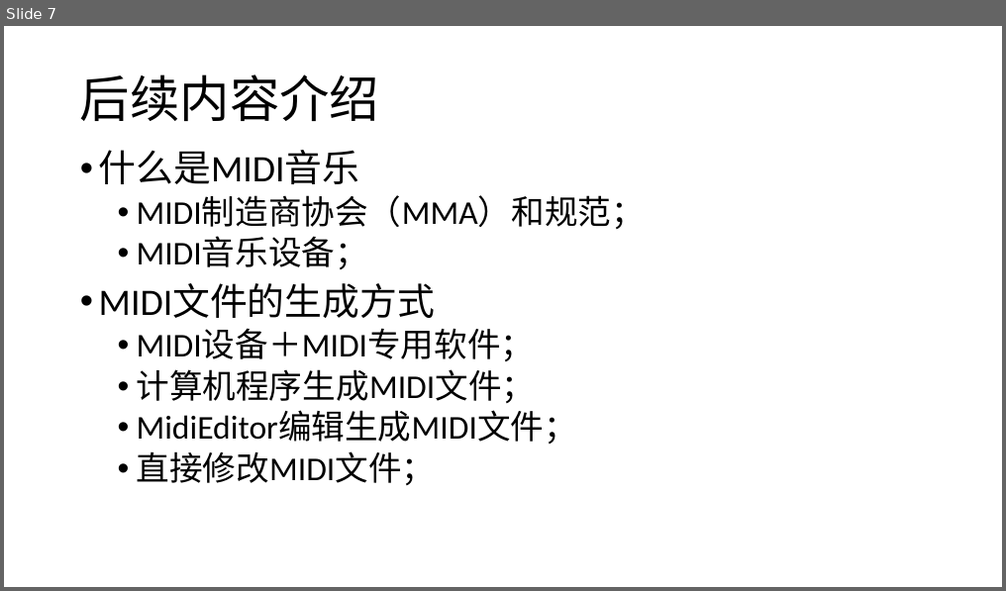
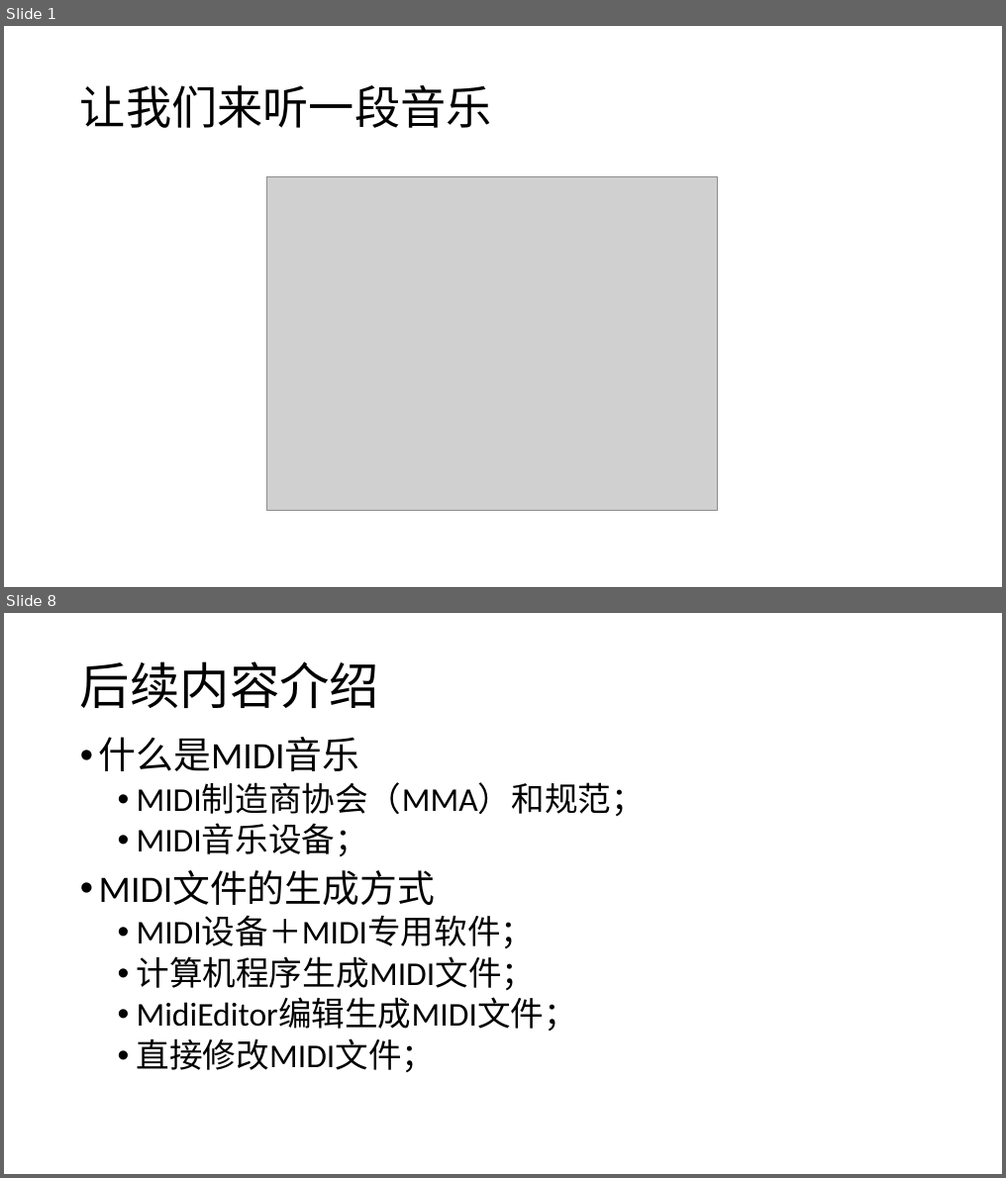
Before and after one commit to huntercao/shared_files, a slide deck: midi/docs/ppt/midi_introduction.pptx. Shown one above the other, each under a label of ours: slide 7 before the commit, slides 1 and 8 after it; the slides between them are not shown. The pictures are 1006x591 and 1006x1178 pixels, drawn with LibreOffice and Linux fonts; fonts in the diff are those of the drawing; grey boxes stand for pictures; background and template pictures are left out. Boxes give left, top, right and bottom in pixels: in the first picture for what was removed or moved away, otherwise in the second. Text is boxed around its words. In the diff, an @@ line names an element or a change of style, - is before the commit and + after.

```diff
--- a/midi/docs/ppt/midi_introduction.pptx
+++ b/midi/docs/ppt/midi_introduction.pptx
@@ slide 1 added at (4, 26, 1002, 587), background picture (left out) @@
@@ title added at (80, 85, 492, 128), 44 pt, text #000000 @@
+让我们来听一段音乐
@@ picture added at (266, 176, 718, 510) @@
@@ what was slide 7 is now slide 8 @@
```
Also in this commit, not shown: 5 slides changed, 1 other slide added, 2 slides removed, 4 other files.
